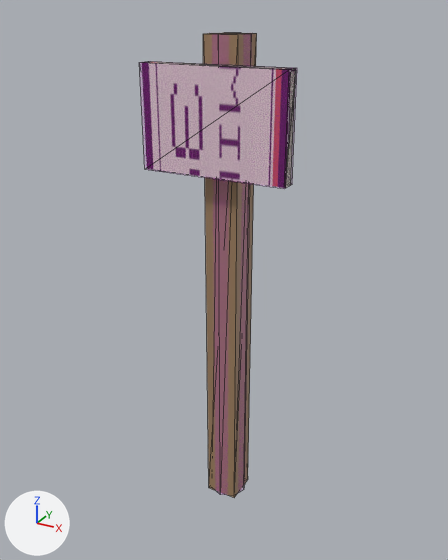
What one commit did to the COLLADA model beamng-props/mile-marker/export/dae/milemarker_039.dae.
The view is the same before and after, from a camera (50 mm lens) standing at (0.801, -1.489, 1.51) and looking at (-0.013, -0.008, 0.77). Every picture has the same lights, and +X, +Y and +Z are marked at lower left. The picture after the commit comes second. Mesh edges are drawn as thin lines. Where no turn or scale is listed for an object, it has been applied to the vertices.

The scene before the commit, as lines of its bpy script (objects in view):
```python
me_colmesh_sign_1 = bpy.data.meshes.new('Colmesh_sign-1')
me_colmesh_sign_1.from_pydata(...)  # a box spanning x -0.21..0.21, y -0.025..0.025, z -0.14..0.14
me_colmesh_sign_1.materials.append(mat_colmesh_material)  # pink #ff00ff
me_cube = bpy.data.meshes.new('Cube')
me_cube.from_pydata(...)  # a box spanning x -0.05..0.05, y -0.05..0.05, z -0.725..0.725
me_cube.materials.append(mat_wood_038)  # brown #a08161
me_cube_001 = bpy.data.meshes.new('Cube.001')
me_cube_001.from_pydata(...)  # a box spanning x -0.21..0.21, y -0.015..0.015, z -0.14..0.14
me_cube_001.materials.append(mat_sign_038)  # picture img_mile_039_png
ob_colmesh_sign_1 = bpy.data.objects.new('Colmesh_sign-1', me_colmesh_sign_1)
ob_colmesh_sign_1.location = (0.0, -0.08, 1.24)
ob_milemarker_039_a800 = bpy.data.objects.new('milemarker_039_a800', None)
ob_milemarker_039_a800.parent = ob_start01
ob_milemarker_039_a800.location = (0.0, 0.0, 0.0)
ob_post = bpy.data.objects.new('post', me_cube)
ob_post.location = (0.0, 0.0, 0.725)
ob_sign = bpy.data.objects.new('sign', me_cube_001)
ob_sign.location = (0.0, -0.08, 1.24)
# also in view: 'Colmesh_post-1' at (0.0, 0.0, 0.725)
```
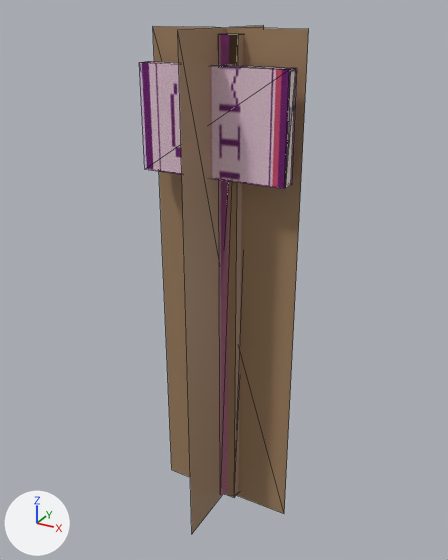
The newer file is also turned or shifted as a whole; pictures and numbers use the older file's frame.

Edits to the bpy script that builds the scene:
```text
Add me_milemarker_039_a800:
    me_milemarker_039_a800.from_pydata(...)  # a box spanning x -0.05..0.05, y -0.05..0.05, z 0.0..1.45, material slot 0; a box spanning x -0.21..0.21, y -0.095..-0.065, z 1.1..1.38, material slot 1
    me_milemarker_039_a800.materials.append(mat_wood_038)  # brown #a08161
    me_milemarker_039_a800.materials.append(mat_sign_038)  # picture img_mile_039_png
Add me_milemarker_039_a50:
    me_milemarker_039_a50.from_pydata([(-0.22, 0.0, -0.014), (0.22, 0.0, -0.014), (0.22, 0.0, 1.464), (-0.22, 0.0, 1.464), (0.0, -0.22, -0.014), (0.0, 0.22, -0.014), (0.0, 0.22, 1.464), (0.0, -0.22, 1.464)], [], [(1, 3, 0), (5, 7, 4), (1, 2, 3), (5, 6, 7)])
    me_milemarker_039_a50.materials.append(mat_wood_038)  # brown #a08161
Change ob_milemarker_039_a800:
    ob_milemarker_039_a800: bpy.data.objects.new('milemarker_039_a800', None) -> bpy.data.objects.new('milemarker_039_a800', me_milemarker_039_a800)
Remove ob_post:
    ob_post = bpy.data.objects.new('post', me_cube)
    ob_post.location = (0.0, 0.0, 0.725)
Remove ob_sign:
    ob_sign = bpy.data.objects.new('sign', me_cube_001)
    ob_sign.location = (0.0, -0.08, 1.24)
Add ob_milemarker_039_a50:
    ob_milemarker_039_a50 = bpy.data.objects.new('milemarker_039_a50', me_milemarker_039_a50)
    ob_milemarker_039_a50.location = (0.0, -0.022, 0.0)
```

Pixel boxes [x1, y1, x2, y2] of what changed, in the pictures (448 x 560 px):
'milemarker_039_a50', added (brown)
    after: [153, 26, 309, 534]
'post', deleted (brown)
    before: [203, 33, 257, 498]
'milemarker_039_a800', now drawn
    after: [148, 34, 296, 498]
    faces in mat_wood_038 (brown #a08161): [228, 34, 243, 498]
    faces in mat_sign_038 (picture img_mile_039_png): [148, 61, 296, 187]
'sign', deleted
    before: [149, 62, 296, 187]
